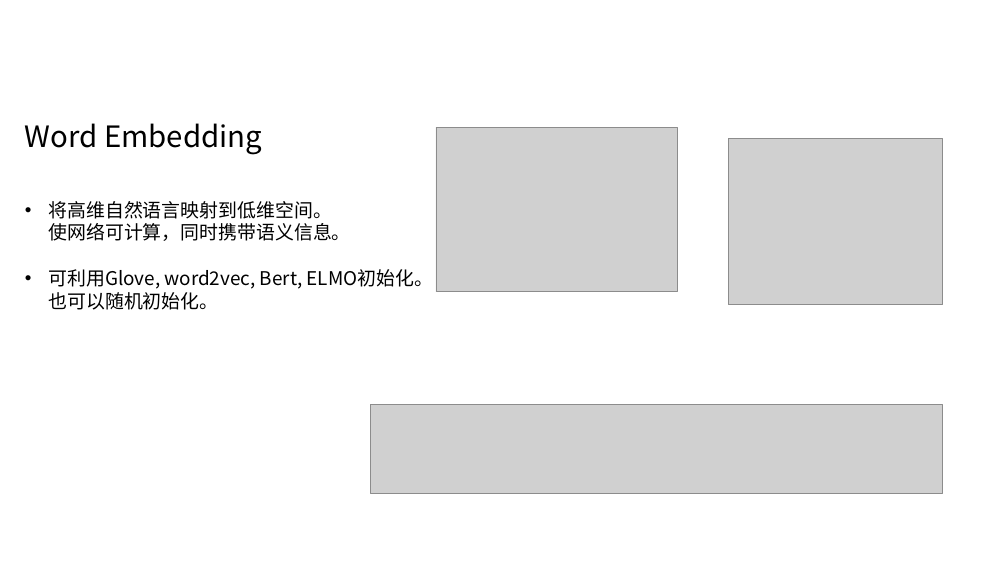
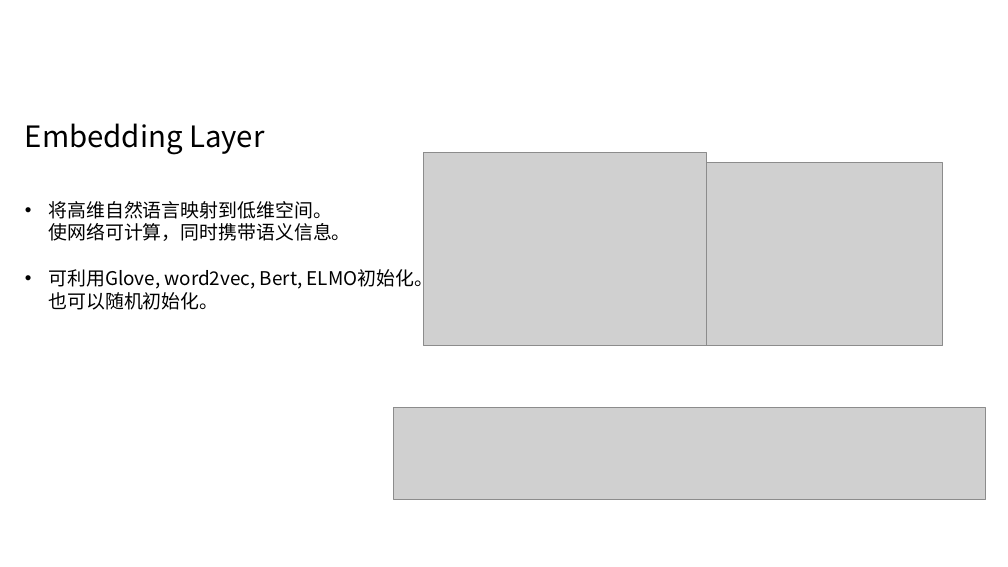
Before and after one commit to YaoXinZhi/Bi-LSTM-Attention, a slide deck: slide 5 of 深度学习课程作业-姚昕智.pptx. Drawn at 1008x567 pixels with LibreOffice and Linux fonts; fonts in the diff are those of the drawing; grey boxes stand for pictures; background and template pictures are left out. Boxes give left, top, right and bottom in pixels: in the first picture for what was removed or moved away, otherwise in the second. Text is boxed around its words. In the diff, an @@ line names an element or a change of style, - is before the commit and + after.

```diff
--- a/深度学习课程作业-姚昕智.pptx
+++ b/深度学习课程作业-姚昕智.pptx
@@ text at [25, 123, 264, 155]: text changed @@
-Word Embedding
+Embedding Layer
@@ picture: place and size @@
-picture at [436, 127, 678, 292]
+picture at [423, 153, 706, 346]
@@ picture: place and size @@
-picture at [728, 138, 943, 305]
+picture at [706, 163, 943, 346]
@@ picture: place and size @@
-picture at [371, 405, 943, 493]
+picture at [394, 408, 986, 500]
```
Also in this commit, not shown: 5 other slides changed.
